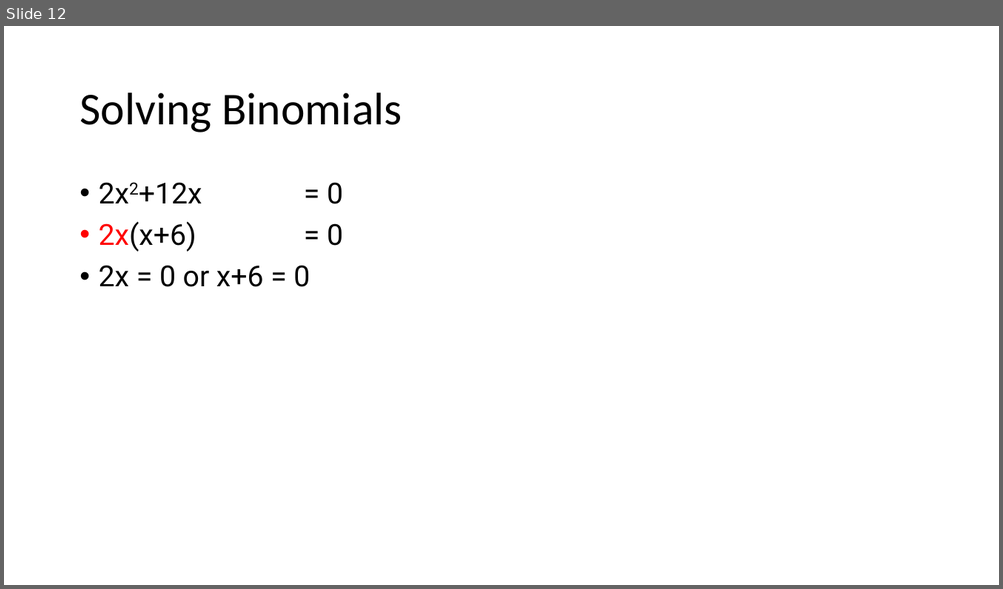
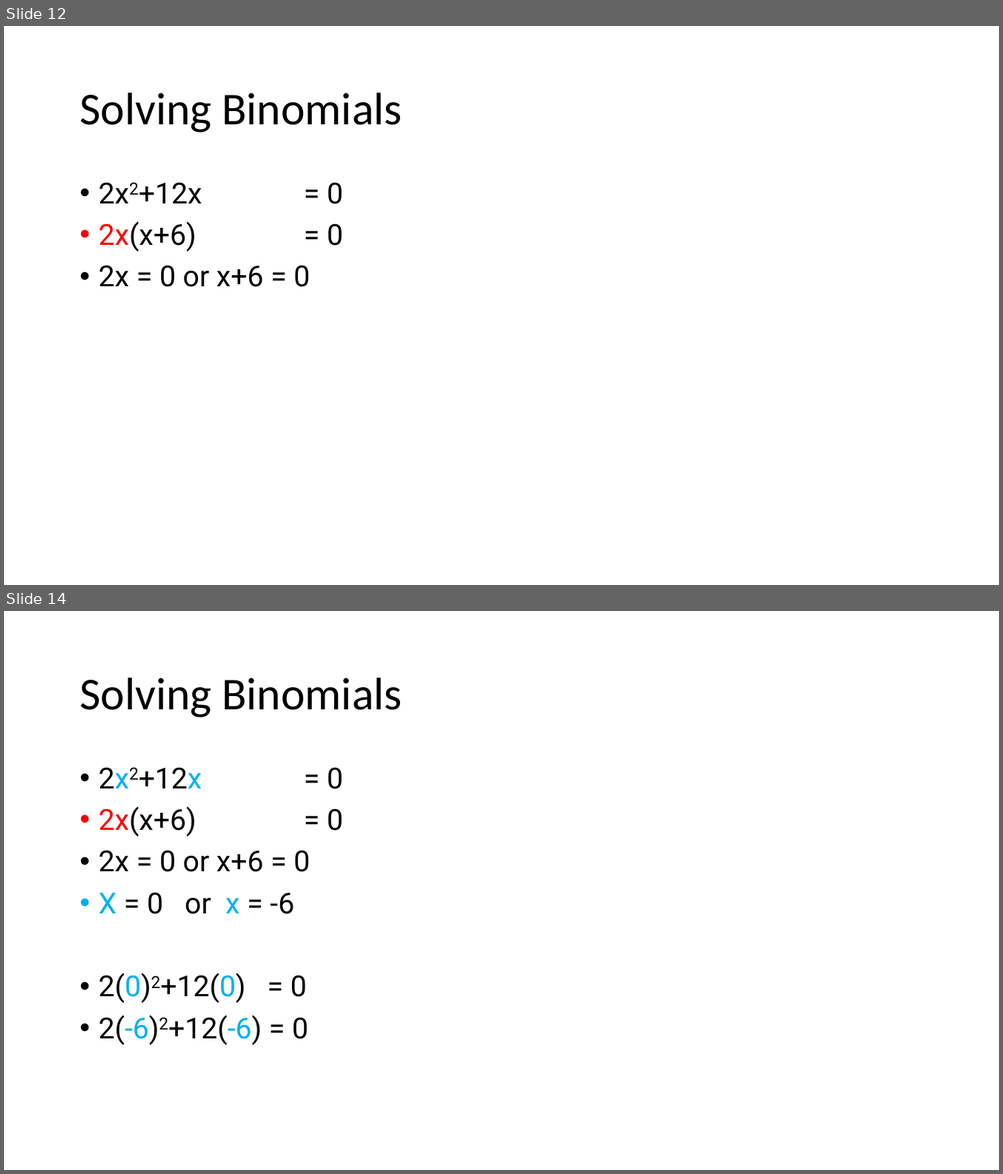
Before and after one commit to millerdoug/notes, a slide deck: MiniLesson.pptx. Shown one above the other, each under a label of ours: slide 12 before the commit, slides 12 and 14 after it; the slides between them are not shown. The pictures are 1003x589 and 1003x1174 pixels, drawn with LibreOffice and Linux fonts; fonts in the diff are those of the drawing. Boxes give left, top, right and bottom in pixels: in the first picture for what was removed or moved away, otherwise in the second. Text is boxed around its words. In the diff, an @@ line names an element or a change of style, - is before the commit and + after.

```diff
--- a/MiniLesson.pptx
+++ b/MiniLesson.pptx
@@ slide 14 added at box(4, 611, 999, 1170), background #FFFFFF @@
@@ title added at box(79, 678, 401, 718), 44 pt, text #000000 @@
+Solving Binomials
@@ text added at box(99, 767, 343, 1045), 28 pt, text #000000 @@
+• 2x2+12x = 0
+• 2x(x+6) = 0
+• 2x = 0 or x+6 = 0
+• X = 0 or x = -6
+• 2(0)2+12(0) = 0
+• 2(-6)2+12(-6) = 0
```
Also in this commit, not shown: 1 slide changed.
